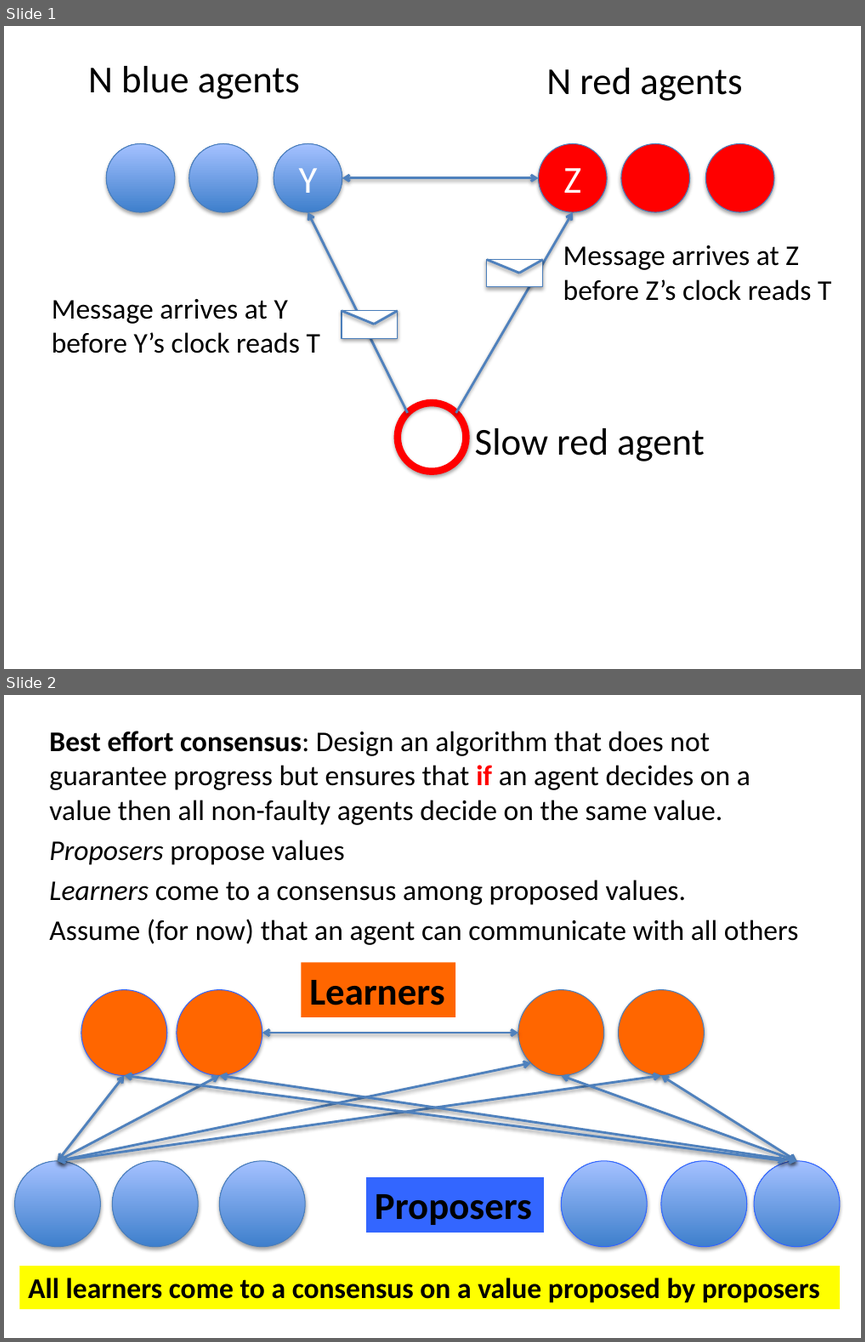
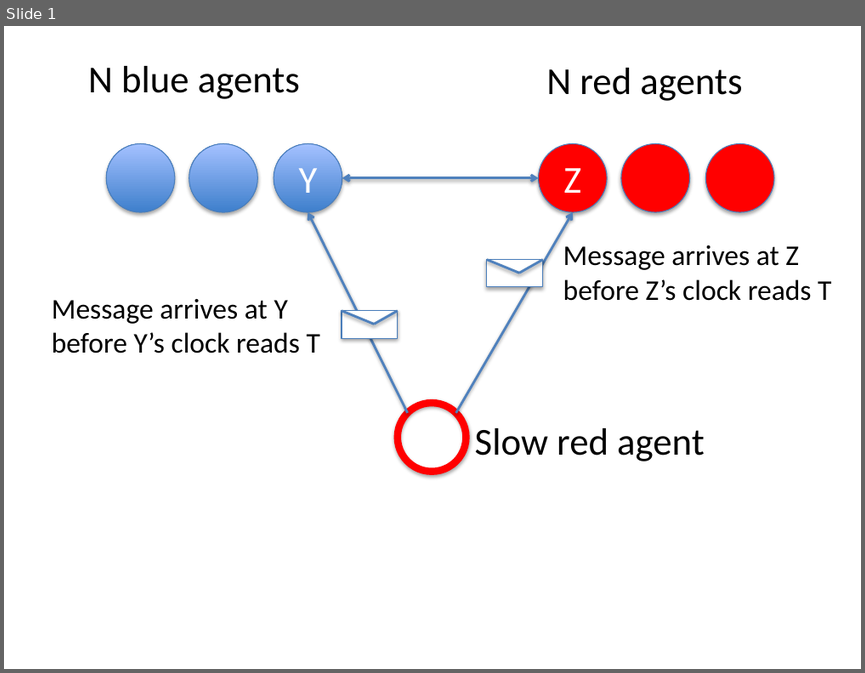
Before and after one commit to kmchandy/kmchandy.github.io, a slide deck: Paxos/PaxosFigures.pptx. Shown one above the other, each under a label of ours: slides 1 and 2 before the commit, slide 1 after it. The pictures are 865x1342 and 865x673 pixels, drawn with LibreOffice and Linux fonts; fonts in the diff are those of the drawing. Boxes give left, top, right and bottom in pixels: in the first picture for what was removed or moved away, otherwise in the second. Text is boxed around its words. In the diff, an @@ line names an element or a change of style, - is before the commit and + after.

```diff
--- a/Paxos/PaxosFigures.pptx
+++ b/Paxos/PaxosFigures.pptx
@@ slide 2 removed at bbox=[4, 695, 861, 1338], background #FFFFFF @@
@@ text removed at bbox=[49, 731, 799, 945] @@
-Best effort consensus: Design an algorithm that does not guarantee progress but ensures that if an agent decides on a value then all non-faulty agents decide on the same value.
-Proposers propose values
-Learners come to a consensus among proposed values.
-Assume (for now) that an agent can communicate with all others
@@ rectangle removed at bbox=[302, 962, 455, 1017] @@
-Learners
@@ ellipse removed at bbox=[81, 990, 167, 1076] @@
@@ ellipse removed at bbox=[177, 990, 262, 1076] @@
@@ ellipse removed at bbox=[518, 990, 604, 1076] @@
@@ ellipse removed at bbox=[619, 990, 704, 1076] @@
@@ double arrow removed from (262, 1032) to (518, 1032) @@
@@ double arrow removed from (57, 1161) to (124, 1076) @@
@@ double arrow removed from (57, 1161) to (219, 1076) @@
@@ double arrow removed from (57, 1161) to (531, 1062) @@
@@ double arrow removed from (57, 1161) to (661, 1076) @@
@@ double arrow removed from (785, 1161) to (124, 1076) @@
@@ double arrow removed from (796, 1161) to (219, 1076) @@
@@ double arrow removed from (796, 1161) to (561, 1076) @@
@@ double arrow removed from (796, 1161) to (661, 1076) @@
@@ ellipse removed at bbox=[14, 1161, 100, 1247] @@
@@ ellipse removed at bbox=[112, 1161, 198, 1247] @@
@@ ellipse removed at bbox=[219, 1161, 305, 1247] @@
@@ rectangle removed at bbox=[366, 1178, 544, 1232] @@
-Proposers
@@ ellipse removed at bbox=[561, 1161, 647, 1247] @@
@@ ellipse removed at bbox=[661, 1161, 747, 1247] @@
@@ ellipse removed at bbox=[754, 1161, 840, 1247] @@
@@ rectangle removed at bbox=[19, 1265, 840, 1309] @@
-All learners come to a consensus on a value proposed by proposers
```
Also in this commit, not shown: 5 slides changed, 1 slide added, 8 other slides removed, 22 other files.
